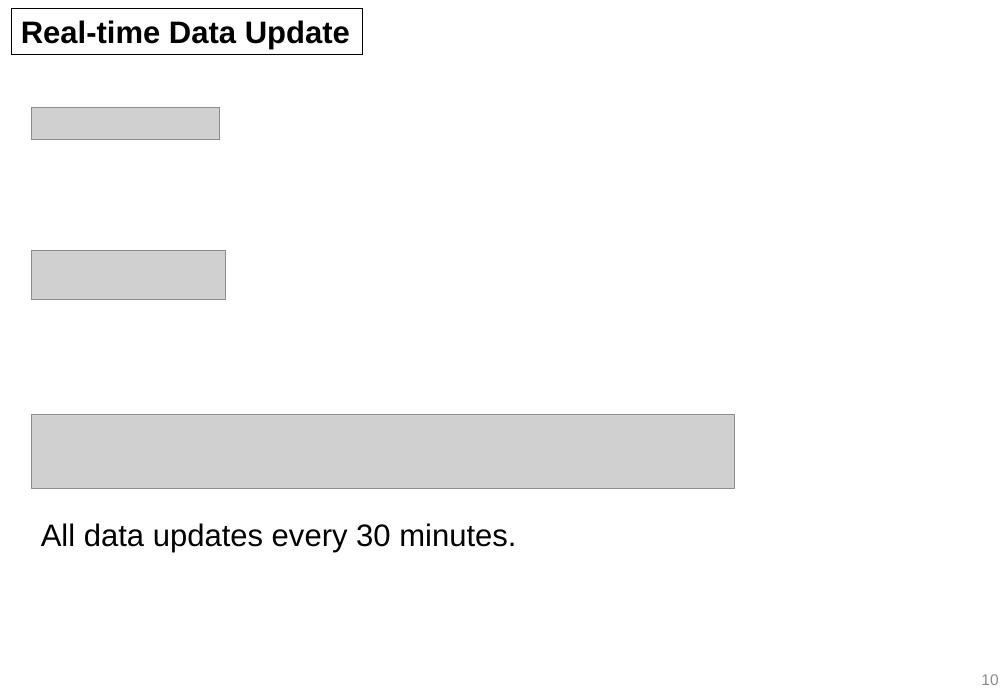
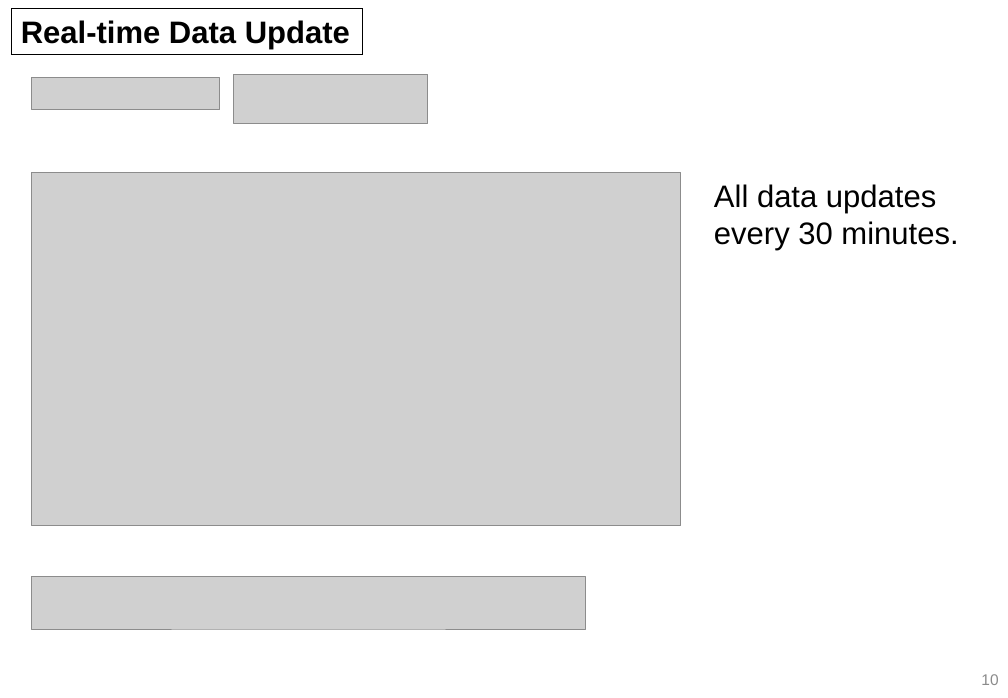
Before and after one commit to jisan98/WebApp_FinalProject, a slide deck: slide 10 of Web_Application_Programming_FinalProject_Presentation_201821181_JisanKim.pptx. Drawn at 1008x698 pixels with LibreOffice and Linux fonts; fonts in the diff are those of the drawing; grey boxes stand for pictures. Boxes give left, top, right and bottom in pixels: in the first picture for what was removed or moved away, otherwise in the second. Text is boxed around its words. In the diff, an @@ line names an element or a change of style, - is before the commit and + after.

```diff
--- a/Web_Application_Programming_FinalProject_Presentation_201821181_JisanKim.pptx
+++ b/Web_Application_Programming_FinalProject_Presentation_201821181_JisanKim.pptx
@@ picture: place and size @@
-picture at (32,108,220,140)
+picture at (32,77,220,109)
@@ picture: place and size @@
-picture at (32,250,225,300)
+picture at (235,74,428,124)
@@ picture added at (32,172,681,526) @@
@@ text "All data updates every 30 ..." rewrapped from (41,523,516,553) to (714,184,958,251) @@
@@ picture removed at (32,414,734,489) @@
@@ picture added at (32,577,585,629) @@
```
Also in this commit, not shown: 2 other files.
